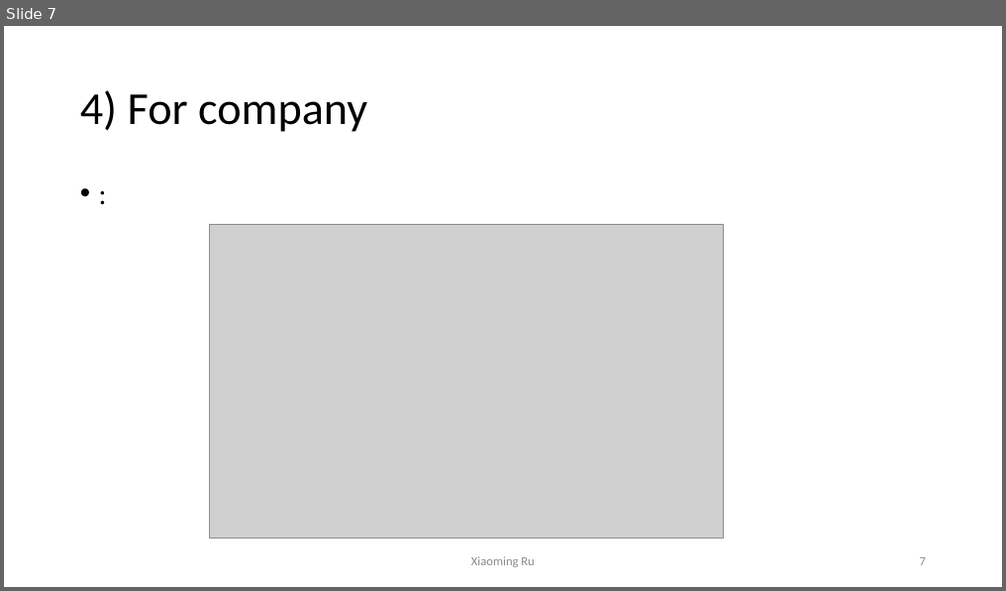
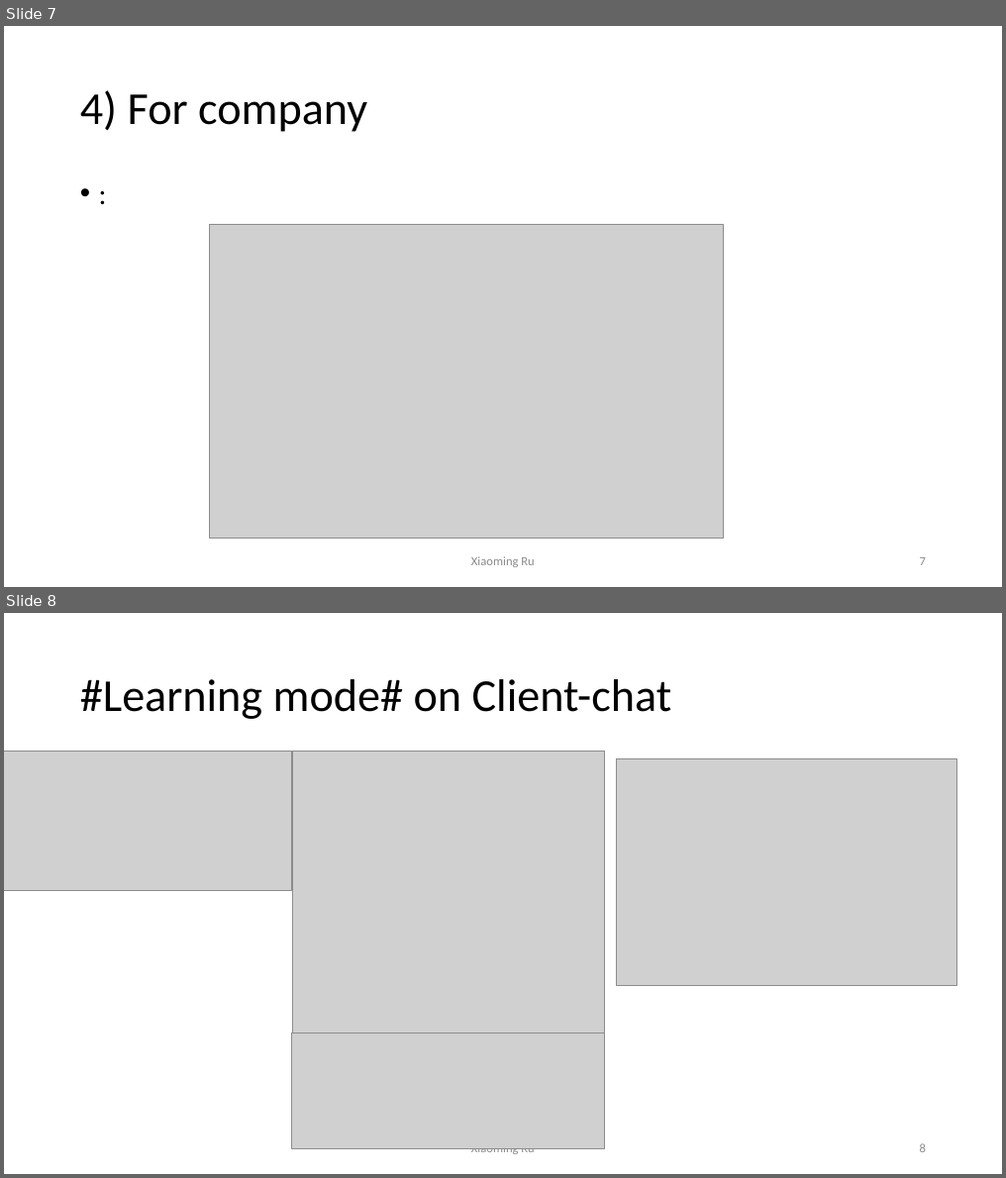
Before and after one commit to ruxmcs/openData, a slide deck: _Write/Botkit_intro.pptx. Shown one above the other, each under a label of ours: slide 7 before the commit, slides 7 and 8 after it. The pictures are 1006x591 and 1006x1178 pixels, drawn with LibreOffice and Linux fonts; fonts in the diff are those of the drawing; grey boxes stand for pictures. Boxes give left, top, right and bottom in pixels: in the first picture for what was removed or moved away, otherwise in the second. Text is boxed around its words. In the diff, an @@ line names an element or a change of style, - is before the commit and + after.

Commit message:
bk

```diff
--- a/_Write/Botkit_intro.pptx
+++ b/_Write/Botkit_intro.pptx
@@ slide 8 added at [4, 613, 1002, 1174], background #FFFFFF @@
@@ title added at [80, 679, 672, 719], 44 pt, text #000000 @@
+#Learning mode# on Client-chat
@@ picture added at [4, 752, 291, 890] @@
@@ picture added at [292, 752, 605, 1065] @@
@@ picture added at [617, 759, 957, 986] @@
@@ picture added at [291, 1034, 604, 1149] @@
@@ page number added at [920, 1144, 926, 1153], 12 pt, text #8C8C8C @@
+8
@@ text added at [471, 1149, 534, 1157], 12 pt, text #8C8C8C @@
+Xiaoming Ru
```
Also in this commit, not shown: 1 slide changed, 3 other slides added.
